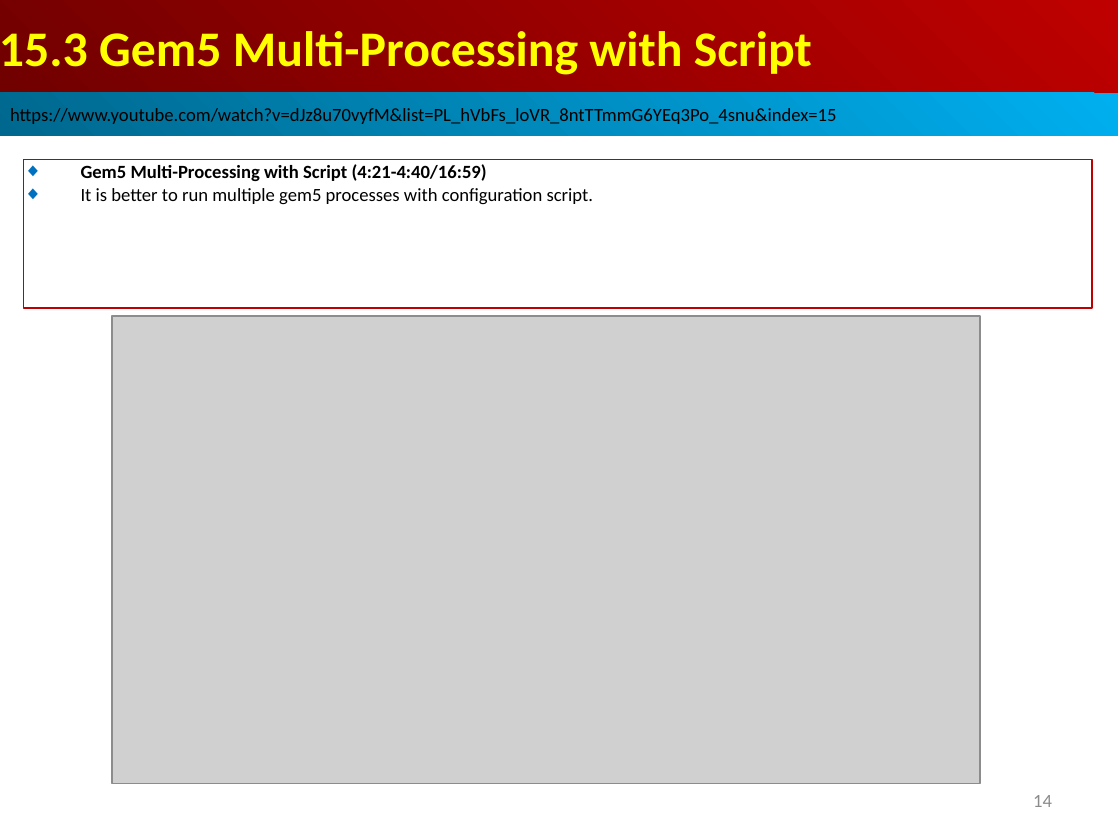
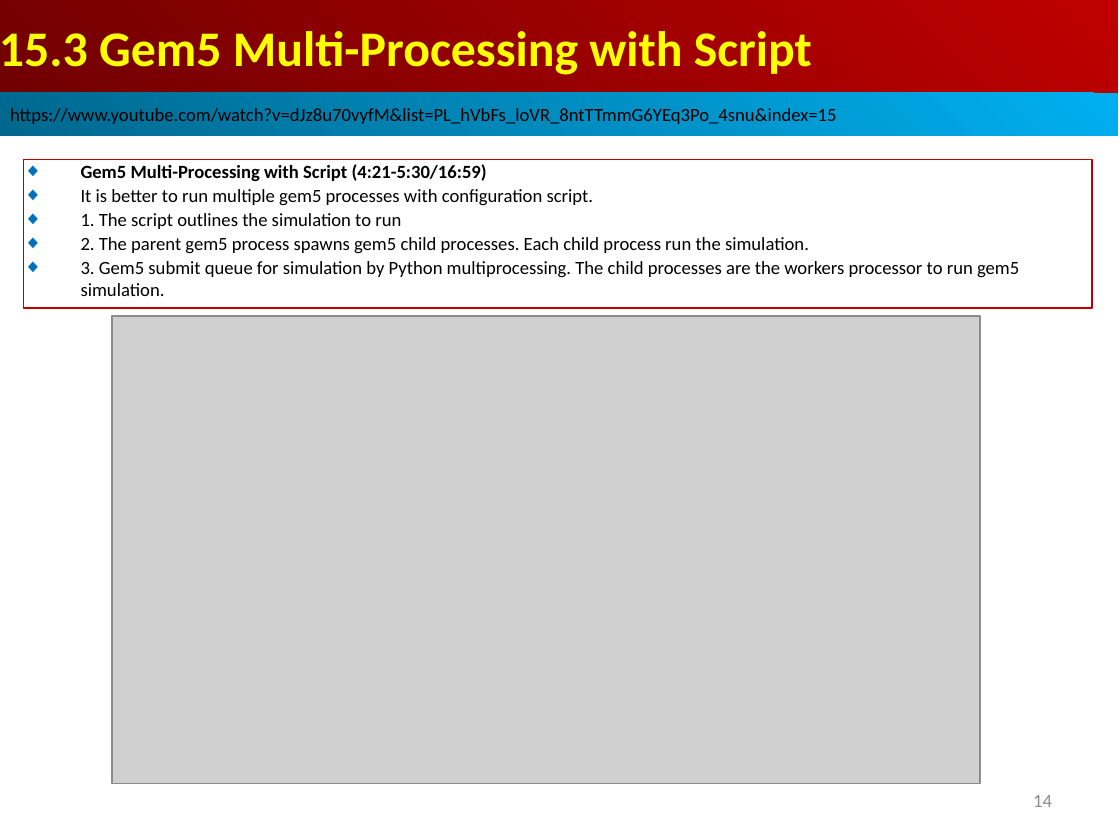
Before and after one commit to peterhchen/AIU_CS850_Gem5_McPAT, a slide deck: slide 14 of 050_Gem5/015.MultiSim/000_Video/015.MultiSim.ppt. Drawn at 1120x840 pixels with LibreOffice and Linux fonts; fonts in the diff are those of the drawing; grey boxes stand for pictures. Boxes give left, top, right and bottom in pixels: in the first picture for what was removed or moved away, otherwise in the second. Text is boxed around its words. In the diff, an @@ line names an element or a change of style, - is before the commit and + after.

```diff
--- a/050_Gem5/015.MultiSim/000_Video/015.MultiSim.ppt
+++ b/050_Gem5/015.MultiSim/000_Video/015.MultiSim.ppt
@@ text in rectangle at (81,164,487,181): text changed @@
-◆ Gem5 Multi-Processing with Script (4:21-4:40/16:59)
+◆ Gem5 Multi-Processing with Script (4:21-5:30/16:59)
@@ text in rectangle at (81,213,1019,296): paragraphs added @@
+◆ 1. The script outlines the simulation to run
+◆ 2. The parent gem5 process spawns gem5 child processes. Each child process run the simulation.
+◆ 3. Gem5 submit queue for simulation by Python multiprocessing. The child processes are the workers processor to run gem5 simulation.
```
Also in this commit, not shown: 1 other slide changed, 1 slide added.
